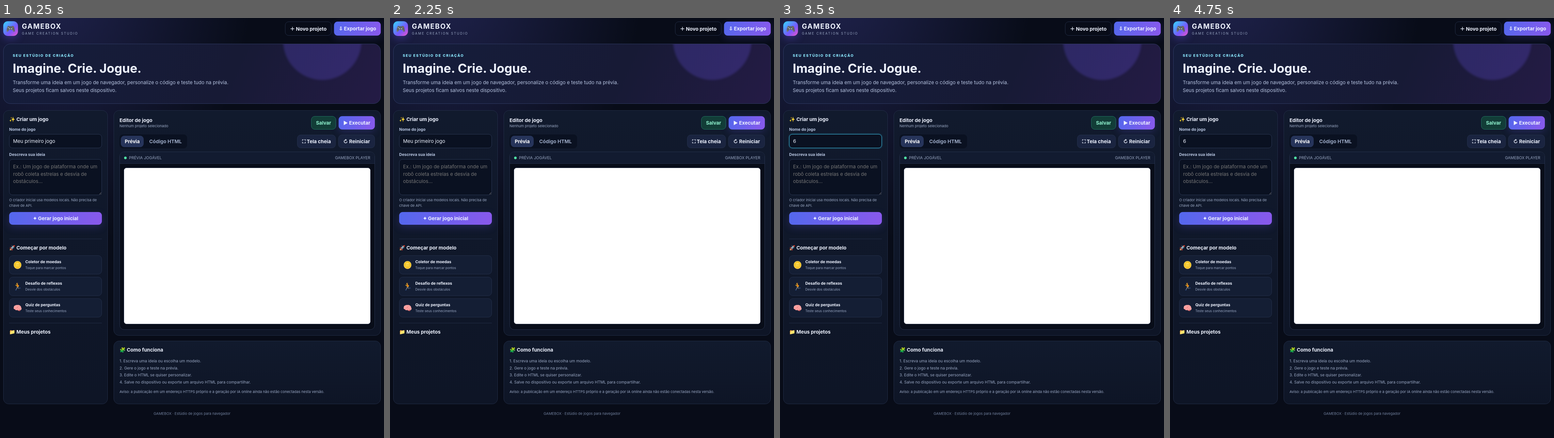
Above: before the commit, frames 1-4 (left to right).
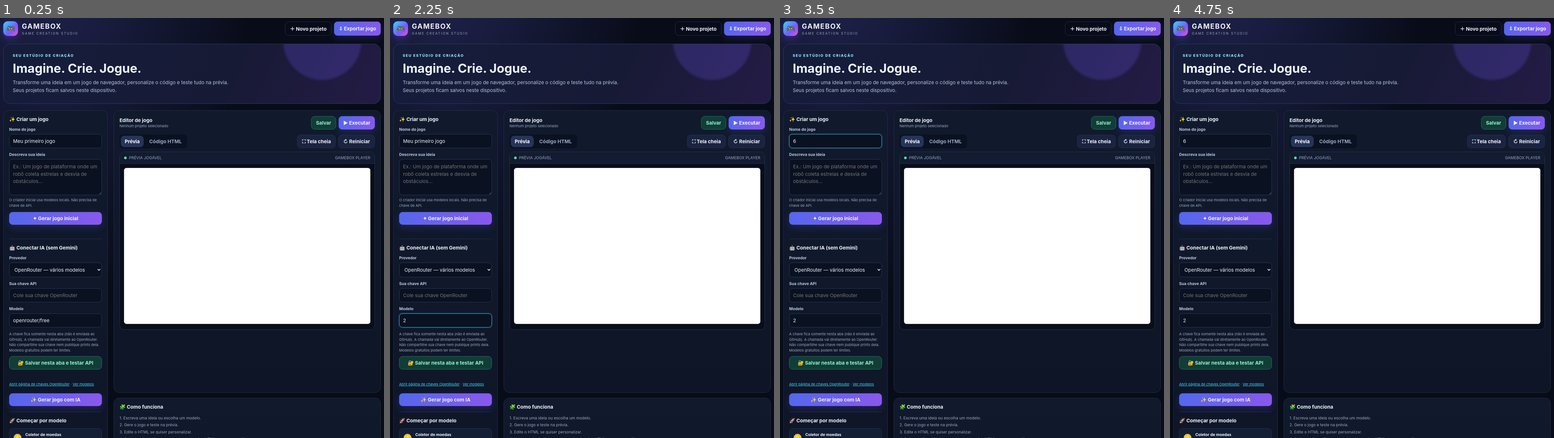
Above: after the commit, the same moments.

Repository: davidiasdonacimento-cell/Gamebox
Game: browser game, page index.html
Same seed, same stepped clock (60 frames per second), same inputs: the game is played once before the commit and once after it.
Inputs (mouse positions are in pixels of both pictures, inside the frame that each line leads up to):
- Up to frame 1 (0.25 s): no input
- Up to frame 2 (2.25 s): click "▶ Executar" at 0.27 s; click "Prévia" at 1.27 s; click "Salvar" at 1.87 s; click (443, 320) at 2.02 s; type "2" at 2.02 s; tap Enter at 2.05 s
- Up to frame 3 (3.5 s): click "⛶ Tela cheia" at 2.47 s; click (833, 139) at 3.07 s; type "6" at 3.07 s; tap Enter at 3.1 s
- Up to frame 4 (4.75 s): click "⇩ Exportar jogo" at 3.67 s; click "＋ Novo projeto" at 4.27 s; click (1223, 295) at 4.52 s

The runs differ from the first frame. In frame 1, 4.7% of the frame differs, in the area x 0-100%, y 54-100%; in frame 2, 4.6%; in frame 3, 4.6%; in frame 4, 4.6%.
Error in both runs: SyntaxError: Invalid or unexpected token

Commit message:
Add OpenRouter API settings and AI game generation

Diff:
--- a/index.html
+++ b/index.html
@@ -22,6 +22,16 @@
 <div class="field"><label for="prompt">Descreva sua ideia</label><textarea id="prompt" placeholder="Ex.: Um jogo de plataforma onde um robô coleta estrelas e desvia de obstáculos..."></textarea><div class="hint">O criador inicial usa modelos locais. Não precisa de chave de API.</div></div>
 <button class="primary" id="generateBtn" style="width:100%">✦ Gerar jogo inicial</button>
 <div class="status" id="createStatus" aria-live="polite"></div>
+<div style="height:1px;background:var(--line);margin:17px 0"></div>
+<h3>🤖 Conectar IA (sem Gemini)</h3>
+<div class="field"><label for="aiProvider">Provedor</label><select id="aiProvider"><option value="openrouter">OpenRouter — vários modelos</option></select></div>
+<div class="field"><label for="aiKey">Sua chave API</label><input id="aiKey" type="password" autocomplete="off" placeholder="Cole sua chave OpenRouter"></div>
+<div class="field"><label for="aiModel">Modelo</label><input id="aiModel" value="openrouter/free" placeholder="openrouter/free"></div>
+<div class="hint">A chave fica somente nesta aba (não é enviada ao GitHub). A chamada vai diretamente ao OpenRouter. Não compartilhe sua chave nem publique prints dela. Modelos gratuitos podem ter limites.</div>
+<button id="connectAiBtn" class="green" style="width:100%;margin-top:10px">🔐 Salvar nesta aba e testar API</button>
+<div class="status" id="aiStatus" aria-live="polite"></div>
+<p class="hint"><a href="https://openrouter.ai/keys" target="_blank" rel="noopener" style="color:var(--cyan)">Abrir página de chaves OpenRouter</a> · <a href="https://openrouter.ai/models" target="_blank" rel="noopener" style="color:var(--cyan)">Ver modelos</a></p>
+<button id="aiGenerateBtn" class="primary" style="width:100%;margin-top:8px">✨ Gerar jogo com IA</button>
 <div style="height:1px;background:var(--line);margin:17px 0"></div>
 <h3>🚀 Começar por modelo</h3>
 <div class="templates">
@@ -68,6 +78,39 @@
 function createGame(kind){let title=$("gameName").value.trim()||"Meu jogo";let code=kind==="prompt"?makeFromPrompt($("p …(184 unchanged characters)…
 function switchTab(tab){activeTab=tab;$("previewPane").hidden=tab!=="preview";$("codePane").hidden=tab!=="code";document.querySelectorAll("[data-tab]").forEach(b=>b.classList.toggle("active",b.dataset.tab===tab));if(tab==="code")$("codeEditor").value=currentCode}
 $("generateBtn").onclick=()=>{if(!$("prompt").value.trim())return showStatus("createStatus","Descreva sua ideia primeiro ou escolha um modelo.","err");createGame("prompt")};
+const AI_KEY_SESSION="gamebox.openrouter.key",AI_MODEL_SESSION="gamebox.openrouter.model";
+$("aiKey").value=sessionStorage.getItem(AI_KEY_SESSION)||"";
+$("aiModel").value=sessionStorage.getItem(AI_MODEL_SESSION)||"openrouter/free";
+async function callGameAI(userPrompt){
+ const key=$("aiKey").value.trim(),model=$("aiModel").value.trim()||"openrouter/free";
+ if(!key)throw new Error("Cole sua chave API antes de conectar.");
+ const response=await fetch("https://openrouter.ai/api/v1/chat/completions",{method:"POST",headers:{"Authorization":"Bearer "+key,"Content-Type":"application/json","X-OpenRouter-Title":"GAMEBOX"},body:JSON.stringify({model,messages:[{role:"system",content:"Você cria jogos web completos. Responda SOMENTE com um documento HTML completo, autocontido, com CSS e JavaScript internos. Crie um jogo realmente jogável, responsivo para celular, com instruções, pontuação e botão reiniciar. Não use bibliotecas externas, não faça chamadas de rede e não inclua explicações fora do HTML. Mantenha o jogo adequado para todas as idades."},{role:"user",content:"Crie este jogo: "+userPrompt+"\nNome do jogo: "+($("gameName").value.trim()||"Meu jogo")}],temperature:0.7,max_tokens:5000})});
+ const data=await response.json().catch(()=>({}));
+ if(!response.ok)throw new Error(data.error?.message||("A API respondeu HTTP "+response.status));
+ let answer=data.choices?.[0]?.message?.content;
+ if(Array.isArray(answer))answer=answer.map(x=>x.text||"").join("\n");
+ if(typeof answer!=="string"||!answer.trim())throw new Error("A IA não retornou o código do jogo.");
+ let html=answer.trim().replace(/^\`\`\`(?:html)?\s*/i,"").replace(/\s*\`\`\`$/,"");
+ if(!/<html[\s>]/i.test(html)||!/<body[\s>]/i.test(html))throw new Error("A resposta não veio como HTML completo. Tente novamente.");
+ return html;
+}
+$("connectAiBtn").onclick=async()=>{
+ const key=$("aiKey").value.trim(),model=$("aiModel").value.trim()||"openrouter/free";
+ if(!key)return showStatus("aiStatus","Cole sua chave API primeiro.","err");
+ $("connectAiBtn").disabled=true;showStatus("aiStatus","Testando conexão com OpenRouter...");
+ try{const resp=await fetch("https://openrouter.ai/api/v1/chat/completions",{method:"POST",headers:{"Authorization":"Bearer "+key,"Content-Type":"application/json","X-OpenRouter-Title":"GAMEBOX"},body:JSON.stringify({model,messages:[{role:"user",content:"Responda apenas: GAMEBOX conectado"}],max_tokens:20})});const data=await resp.json().catch(()=>({}));if(!resp.ok)throw new Error(data.error?.message||("HTTP "+resp.status));sessionStorage.setItem(AI_KEY_SESSION,key);sessionStorage.setItem(AI_MODEL_SESSION,model);showStatus("aiStatus","🟢 VERDE — API conectada nesta aba!","ok");}
+ catch(e){showStatus("aiStatus","❌ DEU RED! "+e.message,"err");}
+ finally{$("connectAiBtn").disabled=false;}
+};
+$("aiGenerateBtn").onclick=async()=>{
+ if(!$("prompt").value.trim())return showStatus("aiStatus","Descreva o jogo que deseja criar.","err");
+ const key=$("aiKey").value.trim();if(!key)return showStatus("aiStatus","Configure e teste sua chave API primeiro.","err");
+ $("aiGenerateBtn").disabled=true;showStatus("aiStatus","A IA está criando o jogo. Aguarde...");
+ try{const code=await callGameAI($("prompt").value.trim());sessionStorage.setItem(AI_KEY_SESSION,key);sessionStorage.setItem(AI_MODEL_SESSION,$("aiModel").value.trim()||"openrouter/free");const title=$("gameName").value.trim()||"Meu jogo com IA";setCurrent("g"+Date.now(),code,title);switchTab("preview");showStatus("aiStatus","🟢 VERDE — Jogo gerado pela IA! Clique em Executar para testar.","ok");}
+ catch(e){showStatus("aiStatus","❌ DEU RED! "+e.message,"err");}
+ finally{$("aiGenerateBtn").disabled=false;}
+};
+
 document.querySelectorAll("[data-template]").forEach(b=>b.onclick=()=>createGame(b.dataset.template));
 $("runBtn").onclick=()=>{if(activeTab==="code")currentCode=$("codeEditor").value;renderPreview();showStatus("createStatus","Prévia atualizada.","ok")};
 $("saveBtn").onclick=saveCurrent;
